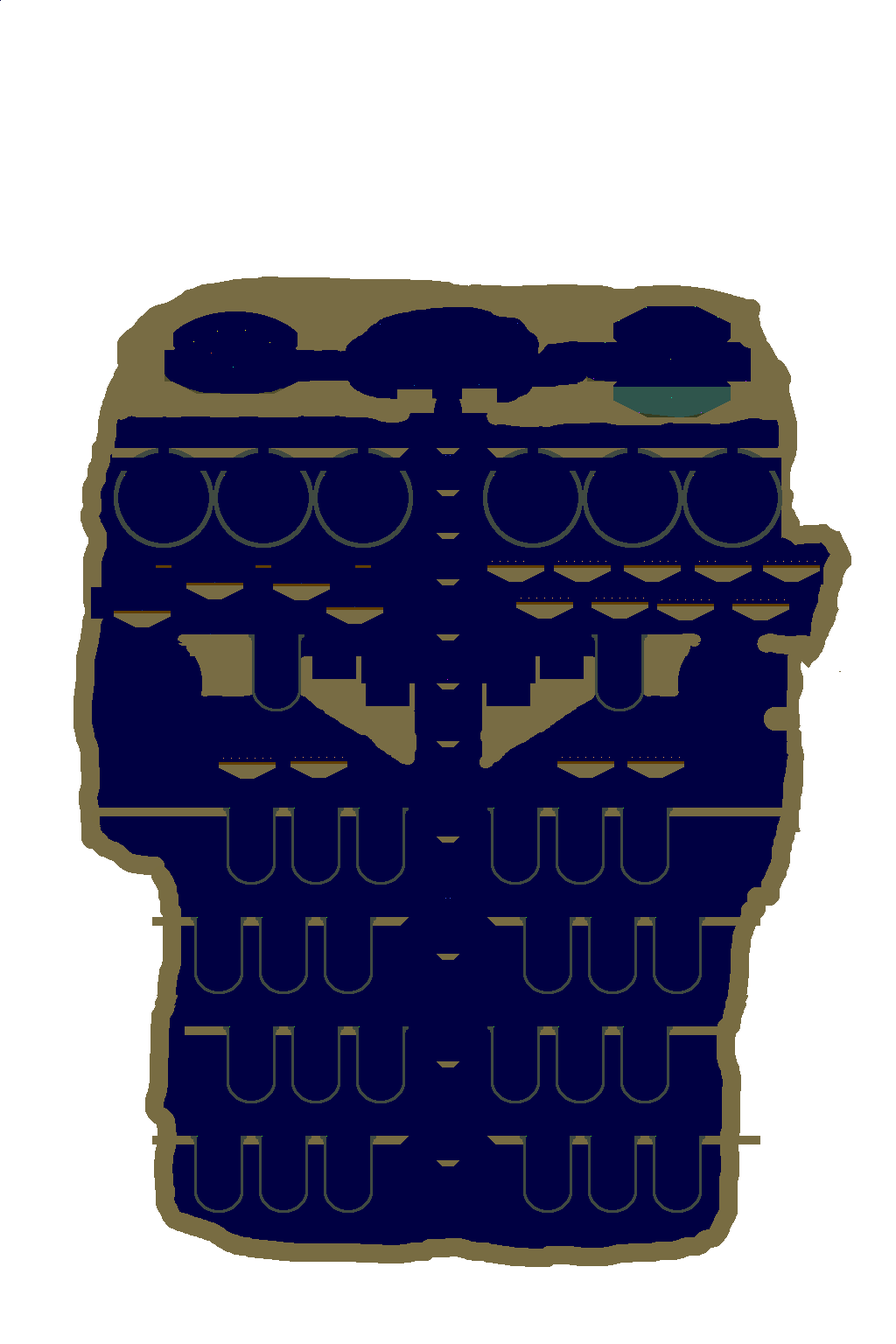
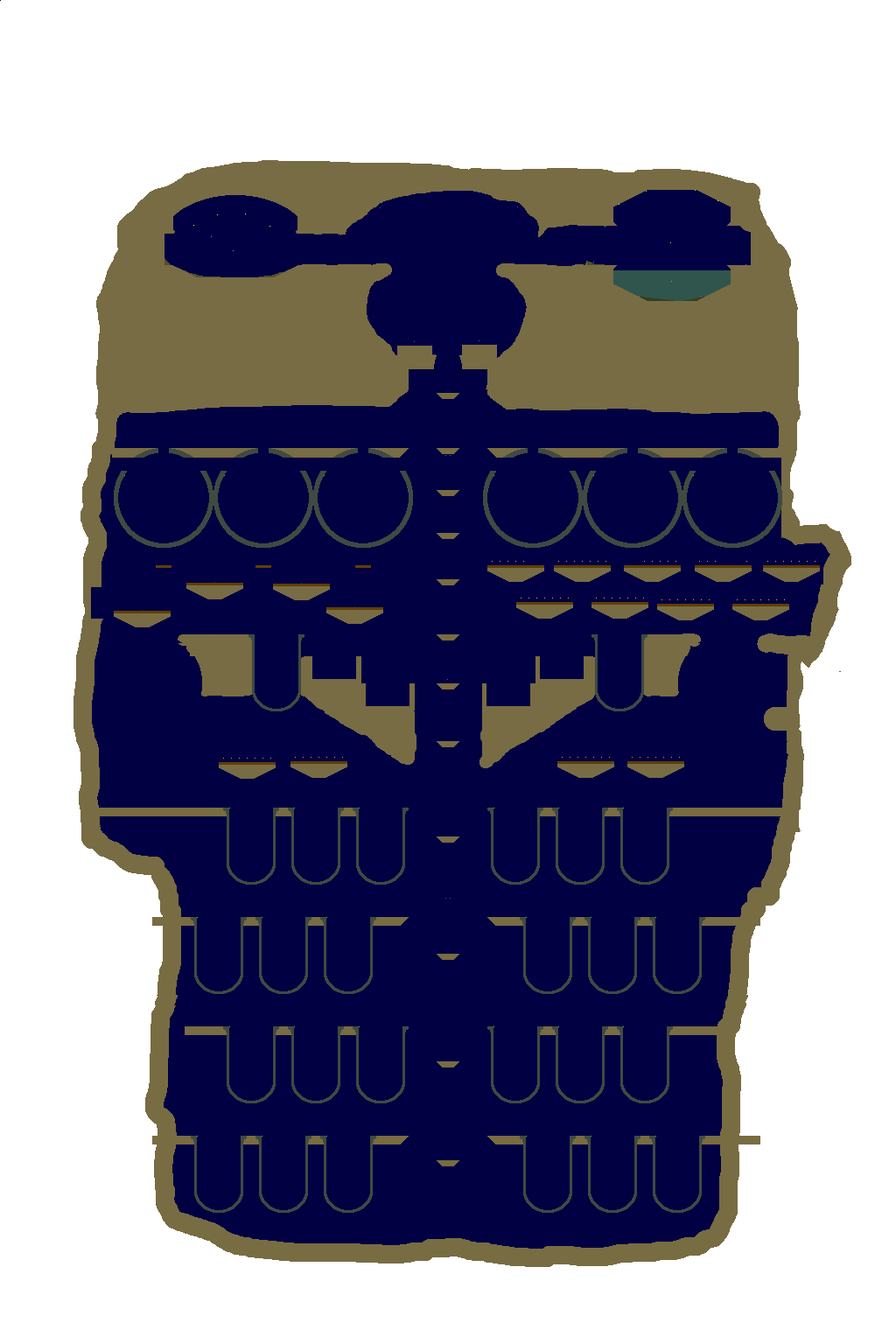
Revision of a layered 896×1344 image; what changed, layer by layer:
painted on "Background" over (95, 160, 801, 427)
